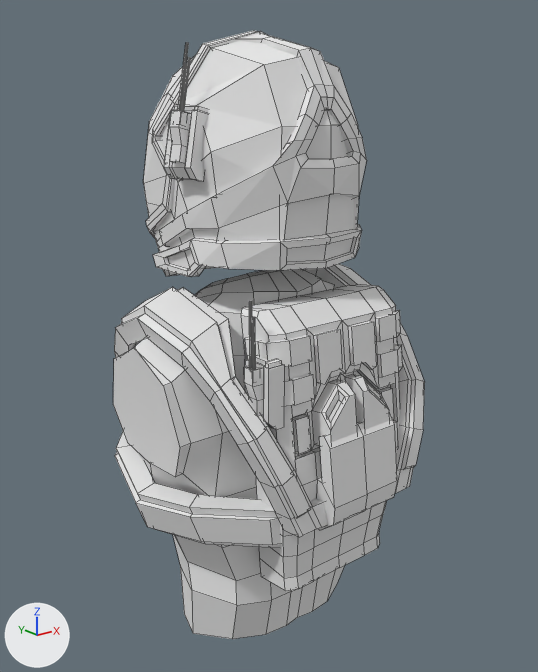
The Blender file Assets/helmet.blend as it was, and as the next commit left it.
Camera for both pictures: a 50 mm lens placed at (-6.46, -8.27, 2.05), pointed at (0.08, -0.09, -1.22). Every picture has the same lights, and +X, +Y and +Z are marked at lower left. Mesh edges are drawn as thin lines.

Objects in the first picture: 'Cube', 'Cube.004', 'Cube.005', 'base_human_male_default.001', 'base_human_male_default.003', 'base_human_male_default.004'.
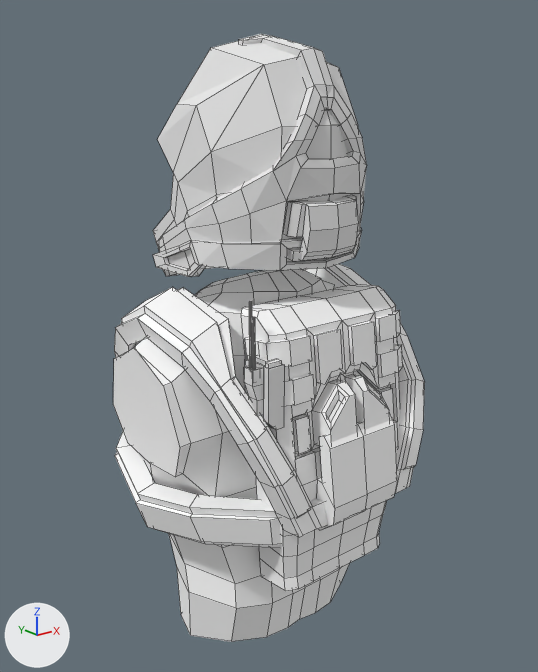
Pixel boxes (x1, y1, x2, y2) of what changed, in the pictures (538 x 672 px; the box of a moved part takes in the faces that stretch with it):
'Cube', reshaped
    before: (143, 30, 367, 277)
    after: (153, 34, 367, 277)
'base_human_male_default.004', recoloured
    both: (241, 284, 403, 591)
'base_human_male_default.003', recoloured, reshaped
    before: (113, 270, 344, 639)
    after: (113, 270, 350, 642)
'base_human_male_default.001', recoloured
    both: (114, 264, 425, 548)
'Cube.004', hidden
    before: (164, 42, 209, 181)
part 1 of me_base_human_male_default_003, moved or reshaped
    before: (173, 535, 344, 639)
    after: (169, 534, 350, 642)
part 2 of me_cube_001, added
    after: (285, 195, 358, 260)
part 3 of me_cube_001, deleted
    before: (146, 30, 267, 238)
part 4 of me_cube_001, cut back
    before: (143, 33, 367, 247)
    after: (159, 34, 367, 261)

The change, as a diff of the scene's bpy script:
```diff
--- a/Assets/helmet.blend.py
+++ b/Assets/helmet.blend.py
@@ mat_default @@
 mat_default = diffuse_material('default')
-mat_default.base_color = (0.8, 0.8, 0.8)  # white #e7e7e7
+mat_default.base_color = (1.0, 1.0, 1.0)  # white #ffffff
@@ me_base_human_male_default_003 @@
 me_base_human_male_default_003.from_pydata(...)  # 114 vertices, 96 faces; spans x -2.48..0.0, y -1.09..2.33, z 1.14..7.65
 # used by ob_base_human_male_default_003; location = (0.0, -0.72, -6.61); rotation_euler = (-0.129, 0.0, 0.0), in degrees (-7.4, 0, 0); scale = (0.84, 0.84, 0.84)
+# me_base_human_male_default_003 part 1: all 27 vertices in x -1.78..0.0, y -0.67..2.21, z 1.14..2.78 are scaled about their middle by (1.04, 1.05, 1), then moved by (-0.04, 0.01, 0.0)
 me_base_human_male_default_003.materials.append(mat_default)
@@ me_cube_001 @@
 # used by ob_cube; location = (0.0, 0.0, 0.0)
-me_cube_001.from_pydata(...)  # 341 vertices, 298 faces; spans x 0.0..1.35, y -1.48..2.01, z -0.54..2.96
+me_cube_001.from_pydata(...)  # 245 vertices, 196 faces; spans x 0.0..1.33, y -1.59..1.87, z -0.54..2.9
+# me_cube_001 part 2: a new loose piece of 26 vertices spanning x 0.0..0.59, y -1.59..-1.21, z 0.17..0.9, in mat_material (its picture is missing)
+# me_cube_001 part 3: the loose piece of 77 vertices spanning x 0.0..1.29, y -0.02..1.96, z -0.16..2.96 is deleted
+# me_cube_001 part 4
+# 85 vertices are removed from x 0.0..1.3, y -1.35..2.01, z -0.04..2.89
+# 87 faces are deleted
+# 10 vertices move from x 0.0..1.35, y -1.32..0.63, z 0.34..2.94 to x 0.0..1.33, y -1.32..0.58, z 0.37..2.89
+# 40 vertices are added at x 0.0..1.31, y -1.44..0.74, z -0.01..2.9
+# 39 new faces join them
 me_cube_001.materials.append(mat_material)
-me_cube_001.materials.append(mat_material_001)  # white #e7e7e7
@@ ob_cube_004 @@
 ob_cube_004.scale = (0.861, 0.861, 0.861)
+ob_cube_004.hide_viewport = True
```
